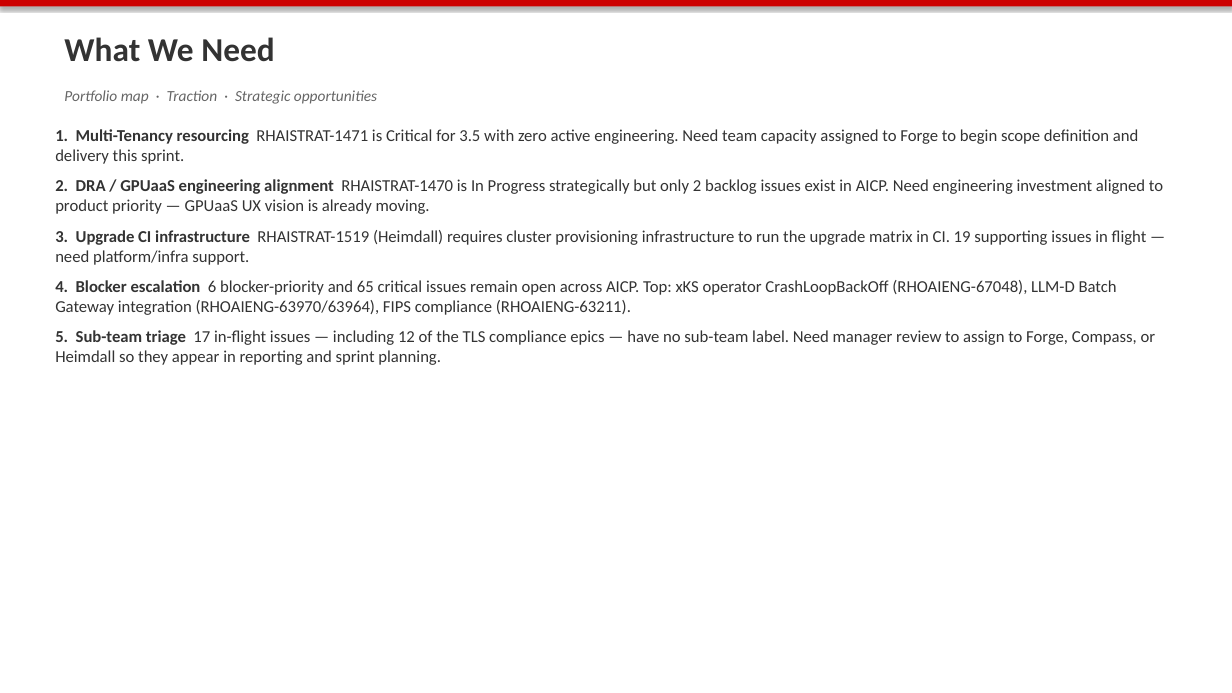
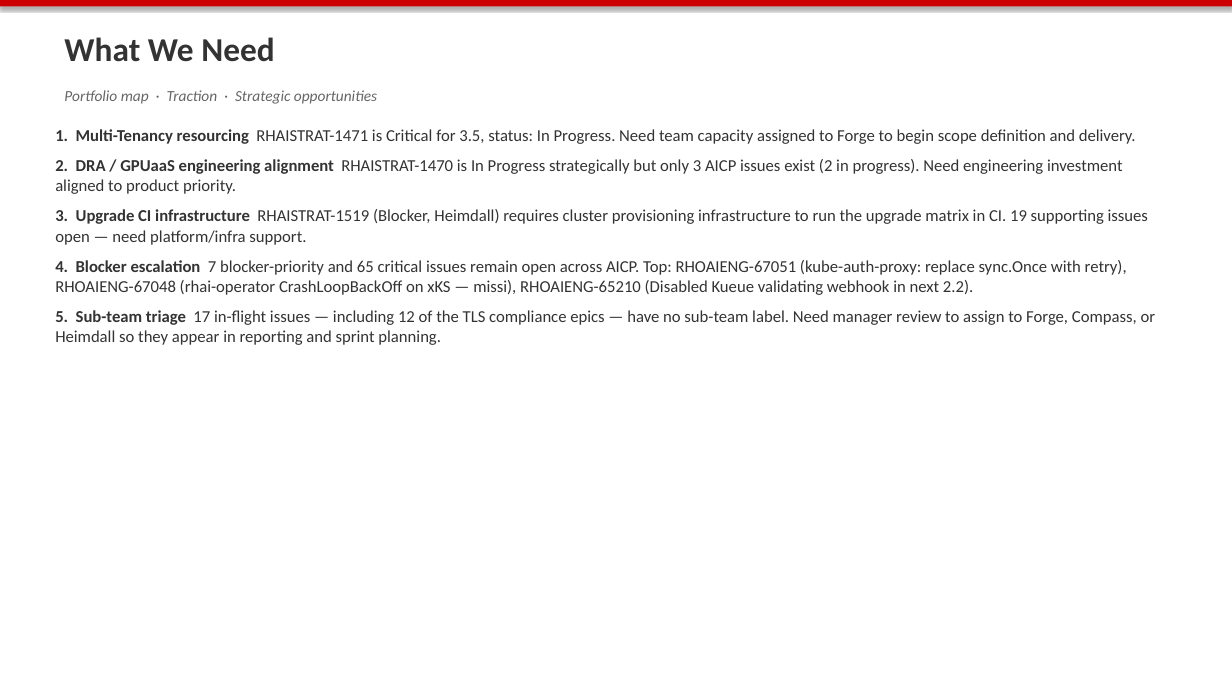
Before and after one commit to jkoehler-redhat/strategy-review, a slide deck: slide 13 of docs/strategy/2026-06-11_strategy_review.pptx. Drawn at 1232x693 pixels with LibreOffice and Linux fonts; fonts in the diff are those of the drawing. Boxes give left, top, right and bottom in pixels: in the first picture for what was removed or moved away, otherwise in the second. Text is boxed around its words. In the diff, an @@ line names an element or a change of style, - is before the commit and + after.

```diff
--- a/docs/strategy/2026-06-11_strategy_review.pptx
+++ b/docs/strategy/2026-06-11_strategy_review.pptx
@@ text at [55,129,1148,295]: text changed @@
-1. Multi-Tenancy resourcing RHAISTRAT-1471 is Critical for 3.5 with zero active engineering. Need team capacity assigned to Forge to begin scope definition and delivery this sprint.
-2. DRA / GPUaaS engineering alignment RHAISTRAT-1470 is In Progress strategically but only 2 backlog issues exist in AICP. Need engineering investment aligned to product priority — GPUaaS UX vision is already moving.
-3. Upgrade CI infrastructure RHAISTRAT-1519 (Heimdall) requires cluster provisioning infrastructure to run the upgrade matrix in CI. 19 supporting issues in flight — need platform/infra support.
-4. Blocker escalation 6 blocker-priority and 65 critical issues remain open across AICP. Top: xKS operator CrashLoopBackOff (RHOAIENG-67048), LLM-D Batch Gateway integration (RHOAIENG-63970/63964), FIPS compliance (RHOAIENG-63211).
+1. Multi-Tenancy resourcing RHAISTRAT-1471 is Critical for 3.5, status: In Progress. Need team capacity assigned to Forge to begin scope definition and delivery.
+2. DRA / GPUaaS engineering alignment RHAISTRAT-1470 is In Progress strategically but only 3 AICP issues exist (2 in progress). Need engineering investment aligned to product priority.
+3. Upgrade CI infrastructure RHAISTRAT-1519 (Blocker, Heimdall) requires cluster provisioning infrastructure to run the upgrade matrix in CI. 19 supporting issues open — need platform/infra support.
+4. Blocker escalation 7 blocker-priority and 65 critical issues remain open across AICP. Top: RHOAIENG-67051 (kube-auth-proxy: replace sync.Once with retry), RHOAIENG-67048 (rhai-operator CrashLoopBackOff on xKS — missi), RHOAIENG-65210 (Disabled Kueue validating webhook in next 2.2).
```
Also in this commit, not shown: 3 other slides changed, 3 other files.
